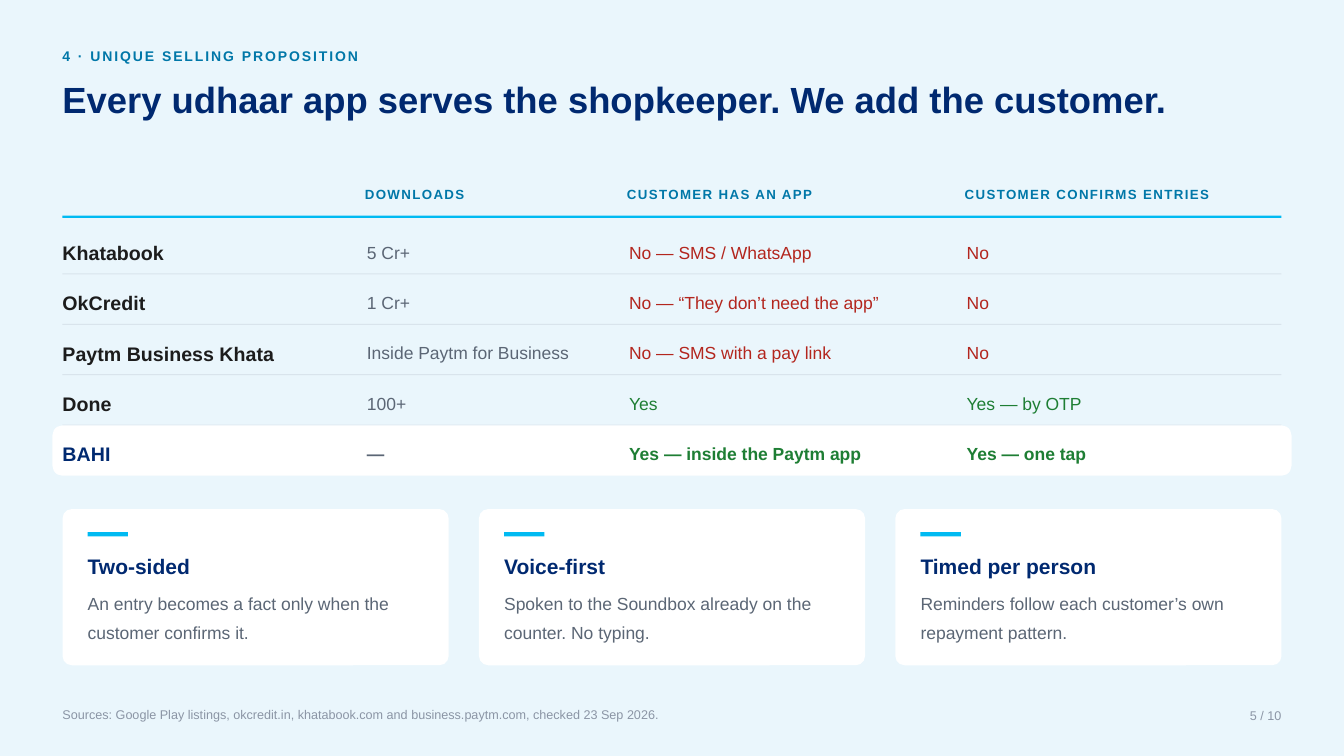
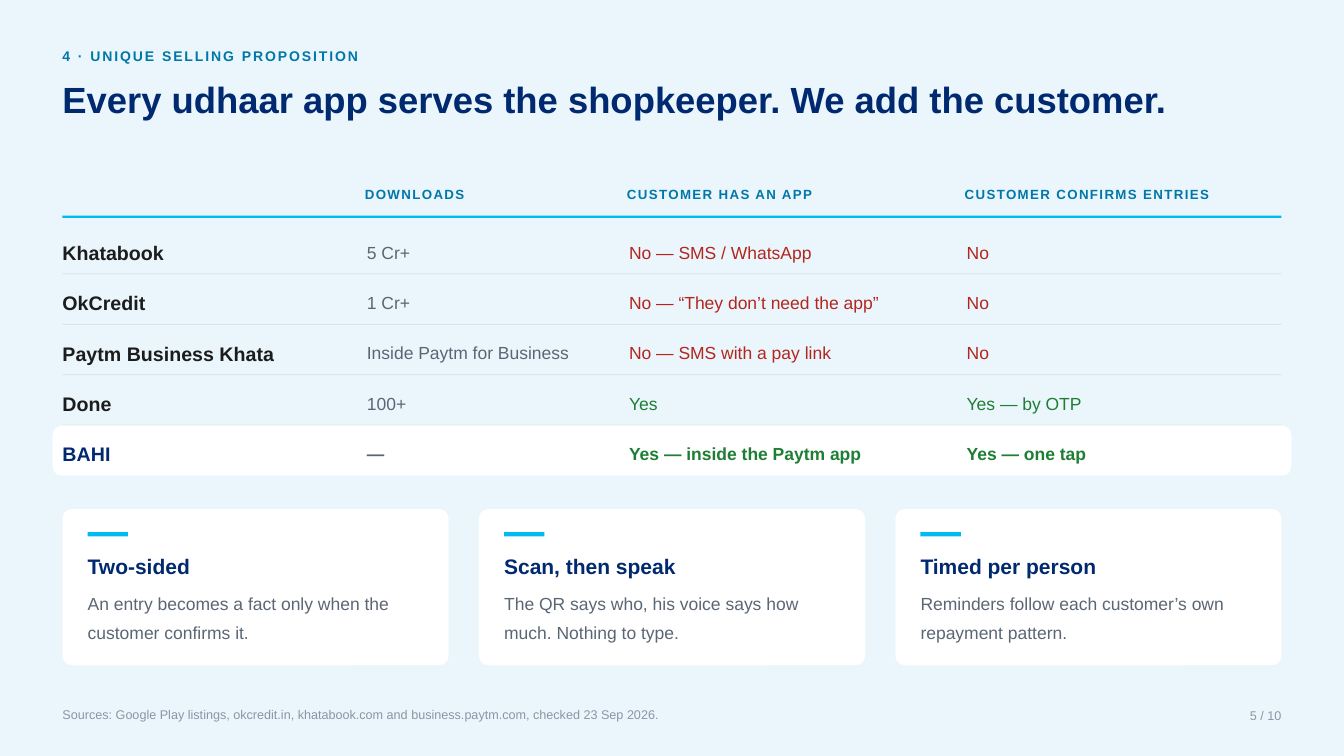
Before and after one commit to Uchiha-Itachi0/PAYTM-BAHI, a slide deck: slide 5 of docs/BAHI-Round1.pptx. Drawn at 1344x756 pixels with LibreOffice and Linux fonts; fonts in the diff are those of the drawing. Boxes give left, top, right and bottom in pixels: in the first picture for what was removed or moved away, otherwise in the second. Text is boxed around its words. In the diff, an @@ line names an element or a change of style, - is before the commit and + after.

```diff
--- a/docs/BAHI-Round1.pptx
+++ b/docs/BAHI-Round1.pptx
@@ text at bbox=[504, 558, 798, 643]: text changed @@
-Voice-first
-Spoken to the Soundbox already on the counter. No typing.
+Scan, then speak
+The QR says who, his voice says how much. Nothing to type.
```
Also in this commit, not shown: 4 other slides changed, 10 other files.
